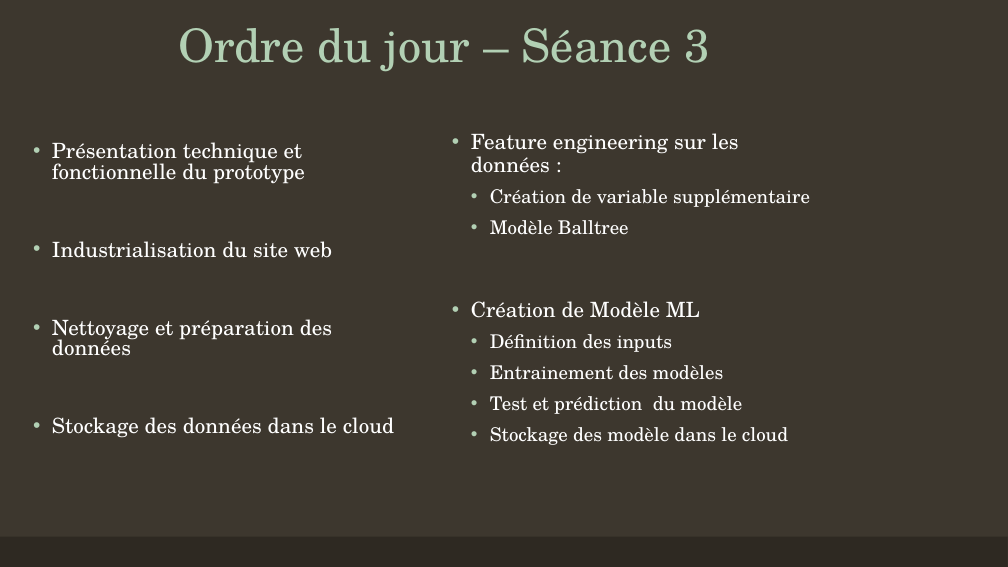
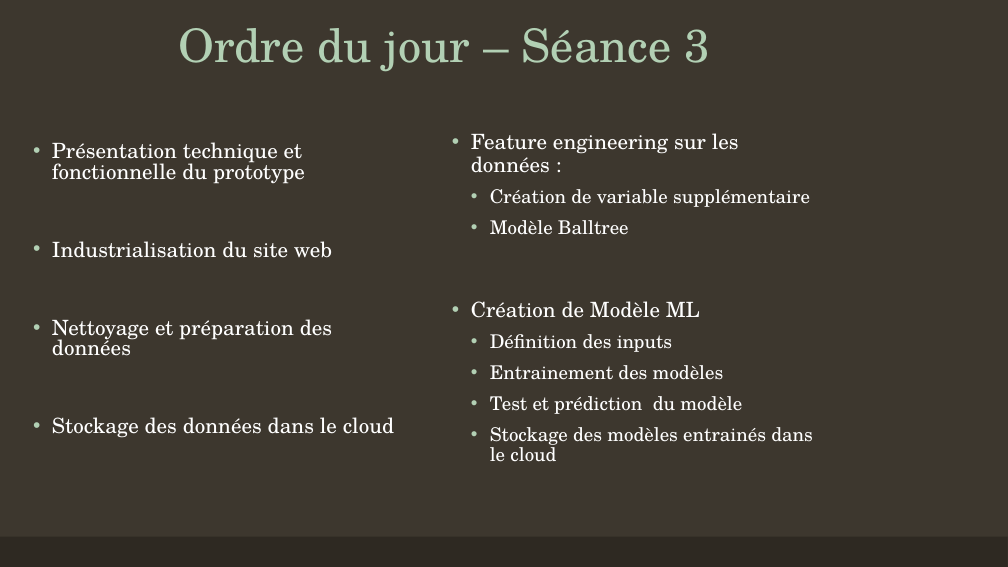
Before and after one commit to natane07/PA-4ESGI, a slide deck: slide 4 of PPT/MyImmo - Seance 3.pptx. Drawn at 1008x567 pixels with LibreOffice and Linux fonts; fonts in the diff are those of the drawing. Boxes give left, top, right and bottom in pixels: in the first picture for what was removed or moved away, otherwise in the second. Text is boxed around its words. In the diff, an @@ line names an element or a change of style, - is before the commit and + after.

Commit message:
Update PPT

```diff
--- a/PPT/MyImmo - Seance 3.pptx
+++ b/PPT/MyImmo - Seance 3.pptx
@@ text at bbox=[490, 427, 813, 462]: text changed @@
-  • Stockage des modèle dans le cloud
+  • Stockage des modèles entrainés dans le cloud
```
Also in this commit, not shown: 2 other slides changed.
